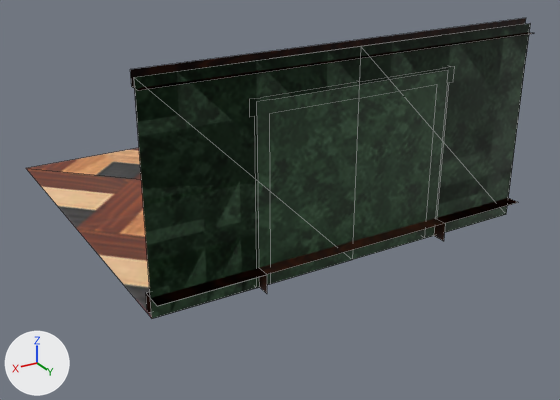
Two versions of the Blender file Asset/TileSet/Hotel/Source.blend, one commit apart.
Both versions are drawn from a 50 mm camera at (0.975, 1.798, 0.844) aimed at (-0.03, 0.122, 0.006). Lighting does not change. The marker at lower left points along +X, +Y and +Z. Mesh edges are drawn as thin lines. The same objects are shown in both versions, whatever each file hides.

The older version as bpy lines, for what is in view:
```python
me_door = bpy.data.meshes.new('Door')
me_door.from_pydata(...)  # 78 vertices, 36 faces; spans x -0.5..0.5, y 0.469..0.536, z 0.0..0.511
me_door.materials.append(mat_material_002)  # picture img_atlas_png
# before: 6 (-0.5, 0.5, 0.0) at pixel (506, 214), 64 (-0.25, 0.5, 0.0) at pixel (433, 235)
me_plane_003 = bpy.data.meshes.new('Plane.003')
me_plane_003.from_pydata(...)  # 4 vertices, 2 faces; spans x -0.5..0.5, y 0.0, z -0.5..0.5
me_plane_003.materials.append(mat_material_001)  # picture img_atlas_png
# before: 0 (-0.5, 0.0, 0.5), 1 (0.5, 0.0, 0.5) at pixel (25, 168), 2 (-0.5, 0.0, -0.5) at pixel (506, 214), 3 (0.5, 0.0, -0.5) at pixel (151, 318)
me_wall = bpy.data.meshes.new('Wall')
me_wall.from_pydata(...)  # 18 vertices, 8 faces; spans x -0.5..0.5, y 0.476..0.536, z 0.0..0.511
me_wall.materials.append(mat_material_001)  # picture img_atlas_png
# before: 6 (-0.5, 0.5, 0.0) at pixel (506, 214), 7 (0.5, 0.5, 0.0) at pixel (151, 318), 11 (0.0, 0.5, 0.0) at pixel (352, 259)
ob_doorframe = bpy.data.objects.new('DoorFrame', me_door)
ob_doorframe.location = (0.0, 0.0, 0.0)
ob_floor = bpy.data.objects.new('Floor', me_plane_003)
ob_floor.location = (0.0, 0.0, 0.0)
ob_floor.rotation_euler = (1.571, 0.0, 0.0)  # degrees (90, 0, 0)
ob_wall = bpy.data.objects.new('Wall', me_wall)
ob_wall.location = (0.0, 0.0, 0.0)
```
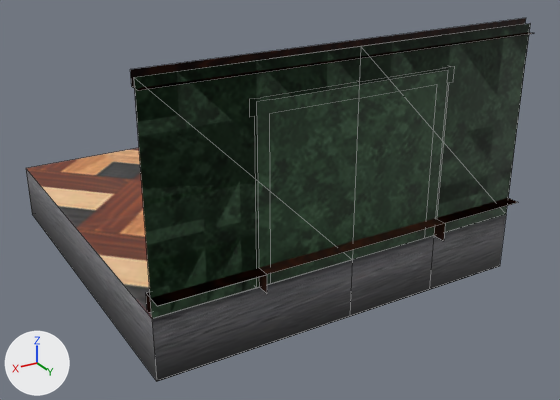
Location of each change, [x1, y1, x2, y2] in pixels of the pictures (560 x 400 px):
'Wall', reshaped: before [134, 24, 530, 316]; after [134, 24, 530, 348]
'DoorFrame', reshaped: before [130, 18, 535, 318]; after [130, 18, 535, 339]
'Floor', reshaped: before [26, 148, 152, 318]; after [26, 148, 506, 381]
part 1 of me_wall, added: after [152, 215, 505, 348]
part 3 of me_door, added: after [153, 215, 506, 339]

The change, as a diff of the scene's bpy script:
```diff
--- a/Asset/TileSet/Hotel/Source.blend.py
+++ b/Asset/TileSet/Hotel/Source.blend.py
@@ me_wall @@
 # used by ob_wall; location = (0.0, 0.0, 0.0)
 # verts and faces of me_wall; kept vertices keep their numbers, new ones are numbered from 18
-me_wall.from_pydata(...)  # 18 vertices, 8 faces; spans x -0.5..0.5, y 0.476..0.536, z 0.0..0.511
+me_wall.from_pydata(...)  # 21 vertices, 10 faces; spans x -0.5..0.5, y 0.476..0.536, z -0.153..0.511
+# me_wall part 1
+for new, old in zip([18, 19, 20], [6, 7, 11]): verts[new] = verts[old] + (0.0, 0.0, -0.153)
+faces += [(6, 18, 20, 11), (7, 11, 20, 19)]
 me_wall.materials.append(mat_material_001)
@@ me_plane_003 @@
 # used by ob_floor; location = (0.0, 0.0, 0.0); rotation_euler = (1.571, 0.0, 0.0), in degrees (90, 0, 0)
 # verts and faces of me_plane_003; kept vertices keep their numbers, new ones are numbered from 4
-me_plane_003.from_pydata(...)  # 4 vertices, 2 faces; spans x -0.5..0.5, y 0.0, z -0.5..0.5
+me_plane_003.from_pydata(...)  # 8 vertices, 5 faces; spans x -0.5..0.5, y -0.154..0.0, z -0.5..0.5
+# me_plane_003 part 2
+delete_faces([(0, 1, 2), (1, 3, 2)])
+for new, old in zip([*range(4, 8)], [*range(0, 4)]): verts[new] = verts[old] + (0.0, -0.154, 0.0)
+faces += [(1, 5, 7, 3), (0, 4, 5, 1), (0, 2, 6, 4), (2, 3, 7, 6), (0, 1, 3, 2)]
 me_plane_003.materials.append(mat_material_001)
@@ me_door @@
 # used by ob_doorframe; location = (0.0, 0.0, 0.0)
 # verts and faces of me_door; kept vertices keep their numbers, new ones are numbered from 78
-me_door.from_pydata(...)  # 78 vertices, 36 faces; spans x -0.5..0.5, y 0.469..0.536, z 0.0..0.511
+me_door.from_pydata(...)  # 82 vertices, 38 faces; spans x -0.5..0.5, y 0.469..0.536, z -0.152..0.511
+# me_door part 3
+verts[78] = (-0.5, 0.5, -0.152)  # pixel (499, 265)
+verts[79] = (-0.25, 0.5, -0.152)  # pixel (429, 289)
+verts[80] = (0.5, 0.5, 0.0)  # pixel (151, 318)
+verts[81] = (0.5, 0.5, -0.152)  # pixel (156, 380)
+faces += [(6, 78, 79, 64), (64, 79, 81, 80)]
 me_door.materials.append(mat_material_002)
```
